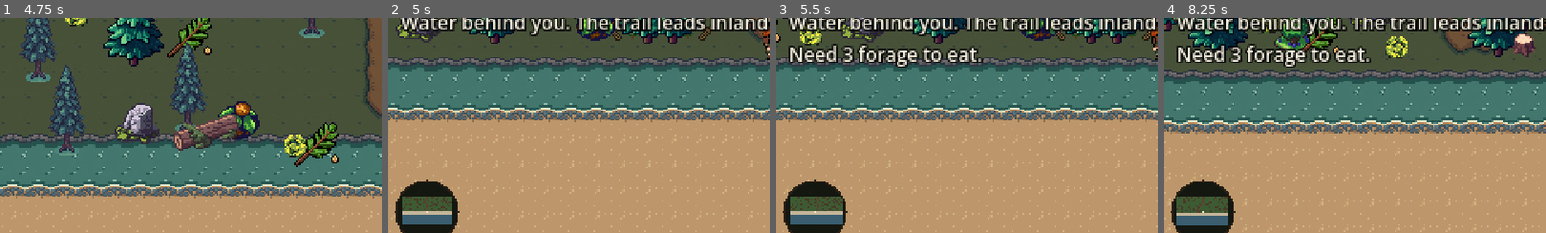
Above: before the commit, frames 1-4 (left to right).
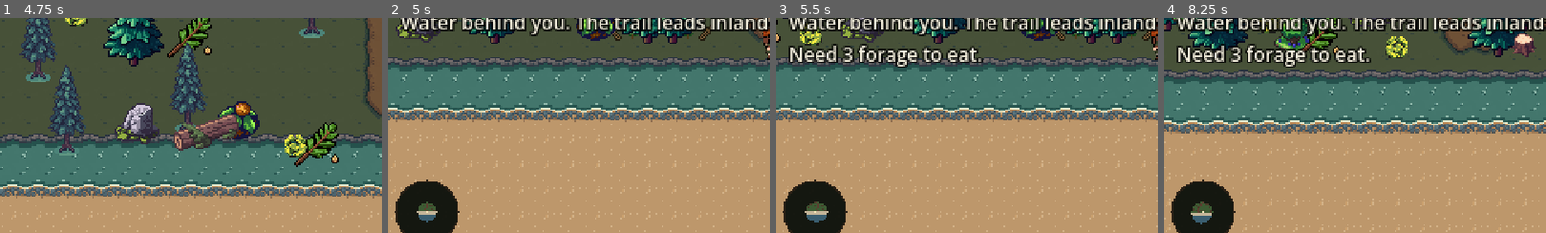
Above: after the commit, the same moments.

Repository: sam-dev-site/leif-in-the-wind
Game: Godot game, scene res://title/title.tscn
Same seed, same stepped clock (60 frames per second), same inputs: the game is played once before the commit and once after it.
Inputs:
- Up to frame 1 (4.75 s): click "New Game" at 0.5 s; tap Enter at 1.25 s; hold D 1.28-2.03 s; tap R at 1.35, 4.35 s; tap Space at 1.52, 2.27, 3.77, 4.52 s; hold S 2.03-2.78 s; tap E at 2.1 s; hold D 2.78-3.53 s; tap F at 2.85 s; hold W 3.53-4.28 s; tap C at 3.6 s; hold A from 4.28 s (still down)
- Up to frame 2 (5 s): keep holding A
- Up to frame 3 (5.5 s): keep holding A; tap E at 5.1 s; tap Space at 5.27 s
- Up to frame 4 (8.25 s): release A at 5.78 s; hold S 5.78-6.53 s; tap F at 5.85 s; hold D 6.53-7.28 s; tap C at 6.6 s; tap Space at 6.77, 7.52 s; hold W 7.28-8.03 s; tap R at 7.35 s; hold D from 8.03 s (still down); tap E at 8.1 s
The pictures show only the part of the screen within x 0-50%, y 46-96%; the shares and areas given below are measured in that part.

Frame 1 is identical in both runs. In frame 2, 1.3% of the frame differs, in the area x 3-17%, y 83-96%; in frame 3, 1.3%; in frame 4, 1.4%, in the area x 3-17%, y 83-97%.

Commit message:
Open a small circle on the minimap so one glance no longer fills the map.
Co-authored-by: Cursor <cursoragent@cursor.com>

Diff:
--- a/game/tests/run.gd
+++ b/game/tests/run.gd
@@ -42,7 +42,7 @@
 	_test_fallen_log_blocks_its_length()
 	_test_campfire_burns_one_night()
 	_test_coastal_north_has_grove_music()
-	_test_fog_reveals_the_visible_view()
+	_test_fog_reveals_a_small_circle()
 	_test_minimap_paints_revealed_tiles()
 	_test_chop_leaves_named_stump()
 	_test_title_menu()
@@ -798,27 +798,26 @@
 	_expect(valley.get_biome(&"river_valley").music_path == "", "river valley has no music yet")
 
 
-func _test_fog_reveals_the_visible_view() -> void:
-	print("fog reveals the visible view")
+func _test_fog_reveals_a_small_circle() -> void:
+	print("fog reveals a small circle")
 	var fog := FogMap.new()
-	_expect(not fog.is_revealed(Vector2i(0, 0)), "new fog is closed")
-	var rect := FogMap.view_rect(Vector2(240, 135))
-	_expect(rect.position == Vector2i(0, 0), "the play view starts at the top-left tile")
-	_expect(rect.size.x == 30, "the play view is thirty tiles wide")
-	_expect(rect.size.y >= 16 and rect.size.y <= 17, "the play view is about seventeen tiles tall")
-	_expect(fog.reveal_rect(rect), "the screen opens")
-	_expect(fog.is_revealed(Vector2i(0, 0)), "the near corner of the view is open")
-	_expect(fog.is_revealed(Vector2i(29, 0)), "the far edge of the view is open")
-	_expect(fog.is_revealed(Vector2i(15, 8)), "the middle of the view is open")
-	_expect(not fog.is_revealed(Vector2i(30, 0)), "past the screen stays fog")
-	_expect(not fog.is_revealed(Vector2i(0, rect.position.y + rect.size.y)), "past the bottom of the screen stays fog")
-	_expect(not fog.reveal_rect(rect), "the same view does not open again")
+	var here := Vector2i(10, 10)
+	_expect(not fog.is_revealed(here), "new fog is closed")
+	_expect(fog.reveal_circle(here), "a look opens the circle")
+	_expect(fog.is_revealed(here), "the cell under him is open")
+	_expect(fog.is_revealed(here + Vector2i(FogMap.SIGHT, 0)), "the east edge of the look is open")
+	_expect(fog.is_revealed(here + Vector2i(0, -FogMap.SIGHT)), "the north edge of the look is open")
+	_expect(not fog.is_revealed(here + Vector2i(FogMap.SIGHT + 1, 0)), "past the circle stays fog")
+	_expect(not fog.is_revealed(here + Vector2i(FogMap.SIGHT, FogMap.SIGHT)), "the square corner of the look stays fog")
+	_expect(not fog.reveal_circle(here), "the same look does not open again")
+	var stepped := here + Vector2i(3, 0)
+	_expect(fog.reveal_circle(stepped), "a step opens new ground")
+	_expect(fog.is_revealed(here + Vector2i(-FogMap.SIGHT, 0)), "the trail stays clear")
+	_expect(fog.is_revealed(stepped + Vector2i(FogMap.SIGHT, 0)), "the new edge is open")
 	fog.clear()
-	_expect(not fog.is_revealed(Vector2i(0, 0)), "new woods wipe the walk")
-	_expect(fog.reveal(Vector2i(4, 6)), "a single cell still works")
-	_expect(not fog.is_revealed(Vector2i(5, 6)), "reveal() alone is still one cell")
+	_expect(not fog.is_revealed(here), "new woods wipe the walk")
 	_expect(FogMap.VIEW == FogMap.RADIUS * 2 + 1, "the circle is centered on an odd canvas")
-	_expect(FogMap.PLAY_SIZE == Vector2(480, 270), "fog uses the play view size")
+	_expect(FogMap.SIGHT < FogMap.RADIUS, "a look is smaller than the map")
 
 
 func _test_minimap_paints_revealed_tiles() -> void:
--- a/game/world/fog_map.gd
+++ b/game/world/fog_map.gd
@@ -1,11 +1,12 @@
 class_name FogMap
 extends RefCounted
 
-## Local circle around Leif. One pixel per tile. Fog opens the play view, not one cell.
+## Local circle around Leif. One pixel per tile.
+## A look opens a small circle. Ground he has uncovered stays clear.
 
 const VIEW := 41
 const RADIUS := 20
-const PLAY_SIZE := Vector2(480, 270)
+const SIGHT := 6
 const FOG_COLOR := Color8(10, 15, 10, 240)
 const LEIF_COLOR := Color8(245, 230, 184, 255)
 const RIM_COLOR := Color8(42, 32, 22, 255)
@@ -21,21 +22,14 @@
 	return true
 
 
-## Tiles currently on the 480×270 play view, centered on camera.
-static func view_rect(center_px: Vector2, view_size: Vector2 = PLAY_SIZE) -> Rect2i:
-	var half := view_size * 0.5
-	var a := ChunkGenerator.world_cell_at(center_px - half)
-	var b := ChunkGenerator.world_cell_at(center_px + half - Vector2(1, 1))
-	var minc := Vector2i(mini(a.x, b.x), mini(a.y, b.y))
-	var maxc := Vector2i(maxi(a.x, b.x), maxi(a.y, b.y))
-	return Rect2i(minc, maxc - minc + Vector2i.ONE)
-
-
-func reveal_rect(rect: Rect2i) -> bool:
+## Tiles inside the small circle around him. The square corners stay fog.
+func reveal_circle(center: Vector2i) -> bool:
 	var opened := false
-	for y in range(rect.position.y, rect.position.y + rect.size.y):
-		for x in range(rect.position.x, rect.position.x + rect.size.x):
-			if reveal(Vector2i(x, y)):
+	for dy in range(-SIGHT, SIGHT + 1):
+		for dx in range(-SIGHT, SIGHT + 1):
+			if dx * dx + dy * dy > SIGHT * SIGHT:
+				continue
+			if reveal(Vector2i(center.x + dx, center.y + dy)):
 				opened = true
 	return opened
 
--- a/game/world/world.gd
+++ b/game/world/world.gd
@@ -27,7 +27,6 @@
 var _sleep_t := 0.0
 var _fog := FogMap.new()
 var _minimap_cell := Vector2i(99999, 99999)
-var _minimap_view := Vector2i(99999, 99999)
 var _staged := false
 var _stage_keys: Array[Vector2i] = []
 var _stage_index := 0
@@ -230,7 +229,6 @@
 	_hint = ""
 	_fog.clear()
 	_minimap_cell = Vector2i(99999, 99999)
-	_minimap_view = Vector2i(99999, 99999)
 	_reveal_visible_view()
 	_refresh_hud()
 	_ensure_music()
@@ -494,15 +492,10 @@
 func _reveal_visible_view() -> void:
 	if _player == null or not is_instance_valid(_player):
 		return
-	var center := _player.global_position
-	if _camera != null and is_instance_valid(_camera):
-		center = _camera.get_screen_center_position()
-	var rect := FogMap.view_rect(center)
-	var opened := _fog.reveal_rect(rect)
 	var cell := ChunkGenerator.world_cell_at(_player.global_position)
-	if opened or cell != _minimap_cell or rect.position != _minimap_view:
+	var opened := _fog.reveal_circle(cell)
+	if opened or cell != _minimap_cell:
 		_minimap_cell = cell
-		_minimap_view = rect.position
 		_refresh_minimap()
 
 
Not shown, changed: docs/BUGS.md
Not shown, changed: docs/DECISIONS.md
Not shown, changed: docs/SLICE_0.md
Not shown, changed: docs/STATUS.md
